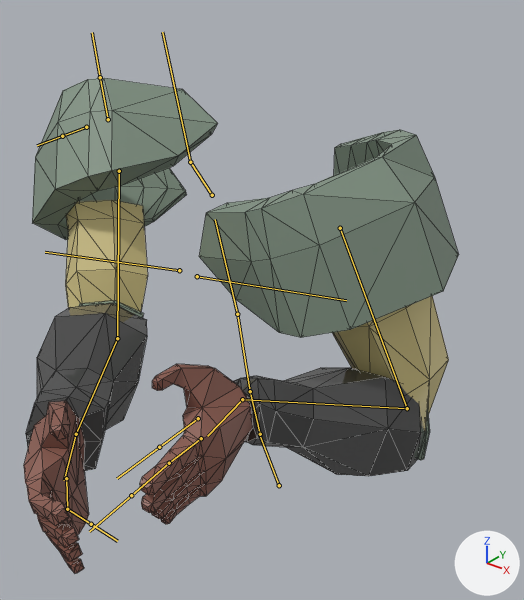
One commit to the FBX model Assets/Model/gunFighterFPS.fbx: the scene before it, then after it.
One viewpoint serves both versions: a 50 mm lens placed at (0.472, -0.593, 1.249), pointed at (0.089, -0.113, 0.952). Every picture has the same lights, and +X, +Y and +Z are marked at lower right. Both versions are drawn at frame 1 of the action 'Fiter.001|metarigUp|metarigUp|metarig.001Action'; the numbers are the values there. The bones that bend it are drawn over the model as lines. Mesh edges are drawn as thin lines.

Objects in the first picture: 'MeshDown.001'.
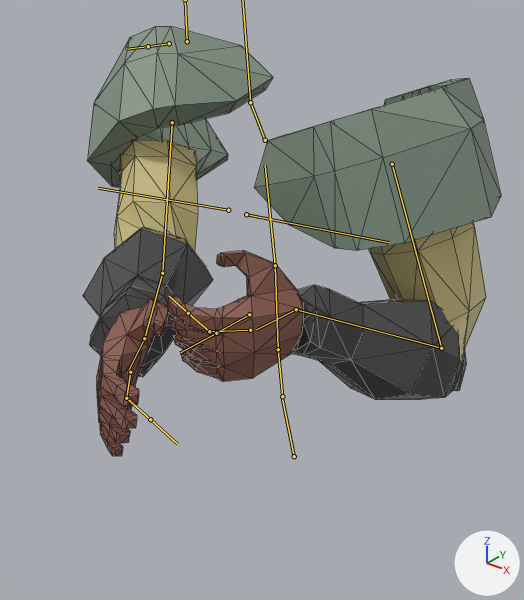
Pixel boxes [x1, y1, x2, y2] of what changed, in the pictures (524 x 600 px):
'MeshDown.001', posed (13% shorter)
    before: [24, 78, 459, 573]
    after: [83, 26, 501, 456]
bone 'spine', root to tip
    before: (279, 485) to (259, 434)
    after: (294, 456) to (282, 397)
bone 'forearm.L', root to tip
    before: (117, 338) to (76, 434)
    after: (162, 273) to (144, 338)
bone 'hand.L', root to tip
    before: (76, 434) to (64, 480)
    after: (144, 338) to (127, 372)
bone 'hand.R', root to tip
    before: (242, 399) to (207, 436)
    after: (296, 309) to (256, 329)
bone 'palm.02.R', root to tip
    before: (201, 438) to (169, 463)
    after: (250, 330) to (209, 331)
bone 'f_middle.01.R', root to tip
    before: (169, 463) to (131, 495)
    after: (209, 331) to (188, 313)

The change, as a diff of the scene's bpy script:
```diff
--- a/Assets/Model/gunFighterFPS.fbx.py
+++ b/Assets/Model/gunFighterFPS.fbx.py
@@ bone_spine @@
 bone_spine = bpy.data.objects['Fiter.001'].pose.bones['spine']
-bone_spine.location = (0.0, -0.068, 0.019)
-bone_spine.rotation_quaternion = (0.998, 0.057, 0.0, 0.0)  # degrees (7, 0, 0)
+bone_spine.location = (0.0, -0.048, -0.021)
+bone_spine.rotation_quaternion = (1.0, 0.0, 0.0, 0.0)  # degrees (0, 0, 0)
@@ bone_forearm_l @@
 bone_forearm_l = bpy.data.objects['Fiter.001'].pose.bones['forearm.L']  # child of 'upper_arm.L'
-bone_forearm_l.rotation_quaternion = (0.905, 0.418, -0.014, 0.08)  # degrees (49, -5, 8)
+bone_forearm_l.rotation_quaternion = (0.901, 0.383, 0.158, 0.129)  # degrees (48, 11, 21)
@@ bone_hand_l @@
 bone_hand_l = bpy.data.objects['Fiter.001'].pose.bones['hand.L']  # child of 'forearm.L'
-bone_hand_l.rotation_quaternion = (0.958, -0.063, -0.273, -0.059)  # degrees (-6, -32, -5)
+bone_hand_l.rotation_quaternion = (0.958, -0.086, -0.273, 0.023)  # degrees (-12, -31, 6)
@@ bone_hand_r @@
 bone_hand_r = bpy.data.objects['Fiter.001'].pose.bones['hand.R']  # child of 'forearm.R'
-bone_hand_r.rotation_quaternion = (0.779, 0.035, -0.541, -0.316)  # degrees (44, -55, -68)
+bone_hand_r.rotation_quaternion = (0.806, -0.028, -0.537, -0.25)  # degrees (28, -61, -51)
@@ bone_palm_02_r @@
 bone_palm_02_r = bpy.data.objects['Fiter.001'].pose.bones['palm.02.R']  # child of 'hand.R'
-bone_palm_02_r.location = (0.0, 0.0, 0.0)
-bone_palm_02_r.rotation_quaternion = (1.0, 0.003, -0.001, -0.012)  # degrees (0, 0, -1)
+bone_palm_02_r.location = (0.0, -0.001, -0.001)
+bone_palm_02_r.rotation_quaternion = (0.957, 0.283, -0.003, 0.063)  # degrees (33, -2, 7)
@@ bone_f_middle_01_r @@
 bone_f_middle_01_r = bpy.data.objects['Fiter.001'].pose.bones['f_middle.01.R']  # child of 'palm.02.R'
-bone_f_middle_01_r.rotation_quaternion = (1.0, -0.007, -0.001, 0.027)  # degrees (-1, 0, 3)
+bone_f_middle_01_r.rotation_quaternion = (0.839, 0.537, 0.015, 0.091)  # degrees (65, -4, 10)
```
